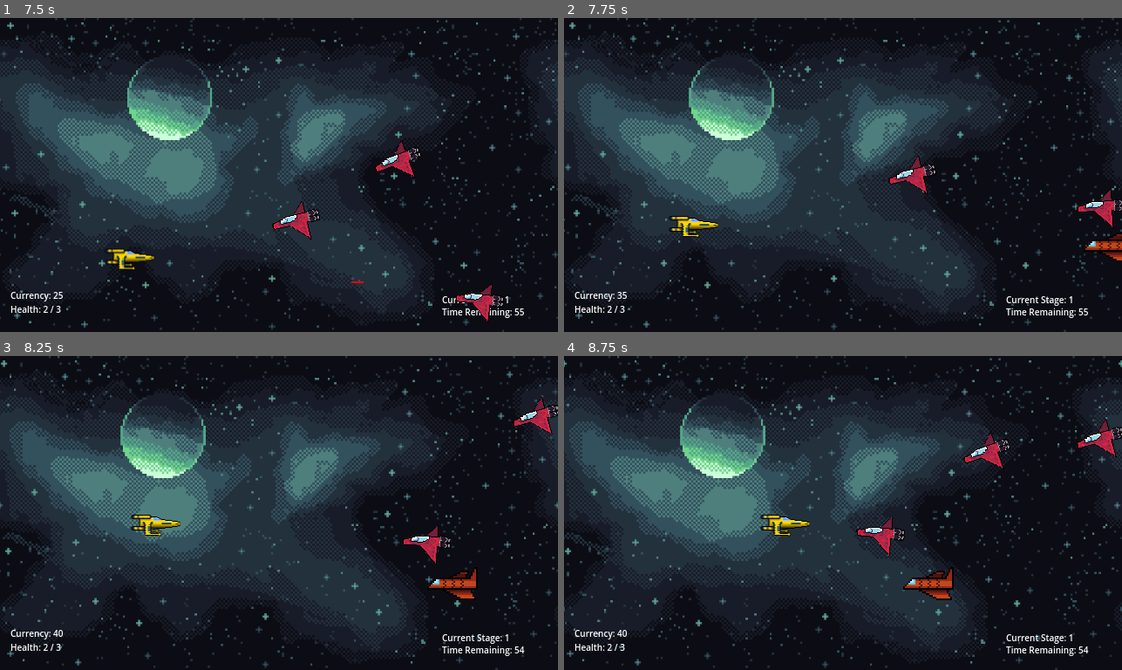
Above: before the commit, frames 1-4 (two rows, left to right).
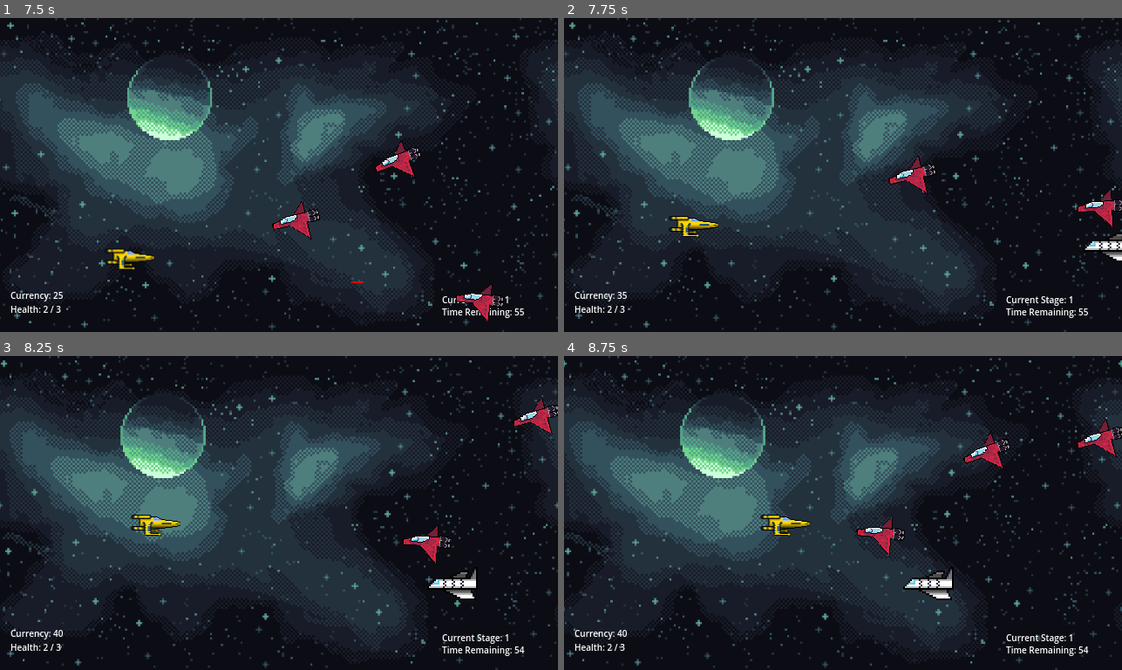
Above: after the commit, the same moments.

Repository: JesseGilbertVA/project-rename
Game: Godot game, scene res://start_menu.tscn
Two runs of this game, one before a commit and one after it. Both use one fixed random seed, a clock stepped at 60 frames per second and the inputs below.
Inputs:
- Up to frame 1 (7.5 s): click "Start Game" at 0.5 s; hold Right (move_right) 1.28-2.03 s; hold Space (shoot) 1.28-2.03 s; hold Down (move_down) 2.03-2.78 s; tap Space (shoot) every 1.5 s from 2.1 to 6.6 s; hold Right (move_right) 2.78-3.53 s; hold Space (shoot) 2.78-3.53 s; hold Up (move_up) 3.53-4.28 s; hold Space (shoot) 4.28-5.03 s; hold Left (move_left) 4.28-5.78 s; hold Down (move_down) 5.78-6.53 s; hold Space (shoot) 5.78-6.53 s; hold Right (move_right) 6.53-7.28 s; hold Up (move_up) from 7.28 s (still down); hold Space (shoot) from 7.28 s (still down)
- Up to frame 2 (7.75 s): keep holding Up (move_up); keep holding Space (shoot)
- Up to frame 3 (8.25 s): release Up (move_up) at 8.03 s; release Space (shoot) at 8.03 s; hold Right (move_right) from 8.03 s (still down); tap Space (shoot) at 8.1 s
- Up to frame 4 (8.75 s): keep holding Right (move_right)

Frame 1 is identical in both runs. In frame 2, 0.2% of the frame differs, in the area x 93-100%, y 68-78%; in frame 3, 0.3%, in the area x 76-86%, y 67-78%; in frame 4, 0.3%.

Commit message:
new enemy redesign, and just general backup

Diff:
--- a/green_enemy.tscn
+++ b/green_enemy.tscn
@@ -1,14 +1,14 @@
 [gd_scene load_steps=6 format=3 uid="uid://5a1yuyr6kcpr"]
 
 [ext_resource type="Script" path="res://green_enemy.gd" id="1_46d5p"]
-[ext_resource type="Texture2D" uid="uid://b2jk0ad5kwlvv" path="res://green_enemy.png" id="1_utxv3"]
+[ext_resource type="Texture2D" uid="uid://de1ee4neyfcdx" path="res://straight_enemy2.png" id="2_b7oiy"]
 [ext_resource type="Texture2D" uid="uid://bg2q1w756f6rf" path="res://player_invis.png" id="2_nf8pc"]
 
 [sub_resource type="SpriteFrames" id="SpriteFrames_751i2"]
 animations = [{
 "frames": [{
 "duration": 1.0,
-"texture": ExtResource("1_utxv3")
+"texture": ExtResource("2_b7oiy")
 }],
 "loop": true,
 "name": &"default",
@@ -16,25 +16,25 @@
 }, {
 "frames": [{
 "duration": 1.0,
-"texture": ExtResource("1_utxv3")
+"texture": ExtResource("2_b7oiy")
 }, {
 "duration": 1.0,
 "texture": ExtResource("2_nf8pc")
 }, {
 "duration": 1.0,
-"texture": ExtResource("1_utxv3")
+"texture": ExtResource("2_b7oiy")
 }, {
 "duration": 1.0,
 "texture": ExtResource("2_nf8pc")
 }, {
 "duration": 1.0,
-"texture": ExtResource("1_utxv3")
+"texture": ExtResource("2_b7oiy")
 }, {
 "duration": 1.0,
 "texture": ExtResource("2_nf8pc")
 }, {
 "duration": 1.0,
-"texture": ExtResource("1_utxv3")
+"texture": ExtResource("2_b7oiy")
 }],
 "loop": false,
 "name": &"hit",
@@ -42,7 +42,7 @@
 }]
 
 [sub_resource type="RectangleShape2D" id="RectangleShape2D_igi2d"]
-size = Vector2(60.5, 44)
+size = Vector2(59.25, 38)
 
 [node name="GreenEnemy" type="RigidBody2D" groups=["enemies"]]
 collision_layer = 4
@@ -52,13 +52,9 @@
 [node name="AnimatedSprite2D" type="AnimatedSprite2D" parent="."]
 scale = Vector2(0.25, 0.25)
 sprite_frames = SubResource("SpriteFrames_751i2")
-animation = &"hit"
-frame = 6
-frame_progress = 1.0
-flip_h = true
 
 [node name="CollisionShape2D" type="CollisionShape2D" parent="."]
-position = Vector2(-1.25, 1)
+position = Vector2(-0.375, 7)
 shape = SubResource("RectangleShape2D_igi2d")
 
 [node name="VisibleOnScreenNotifier2D" type="VisibleOnScreenNotifier2D" parent="."]
Binary file added: straight_enemy.aseprite
Binary file added: straight_enemy2.aseprite
Binary file added: straight_enemy2.png
Not shown, added: straight_enemy2.png.import
Binary file changed: test_ship.png
